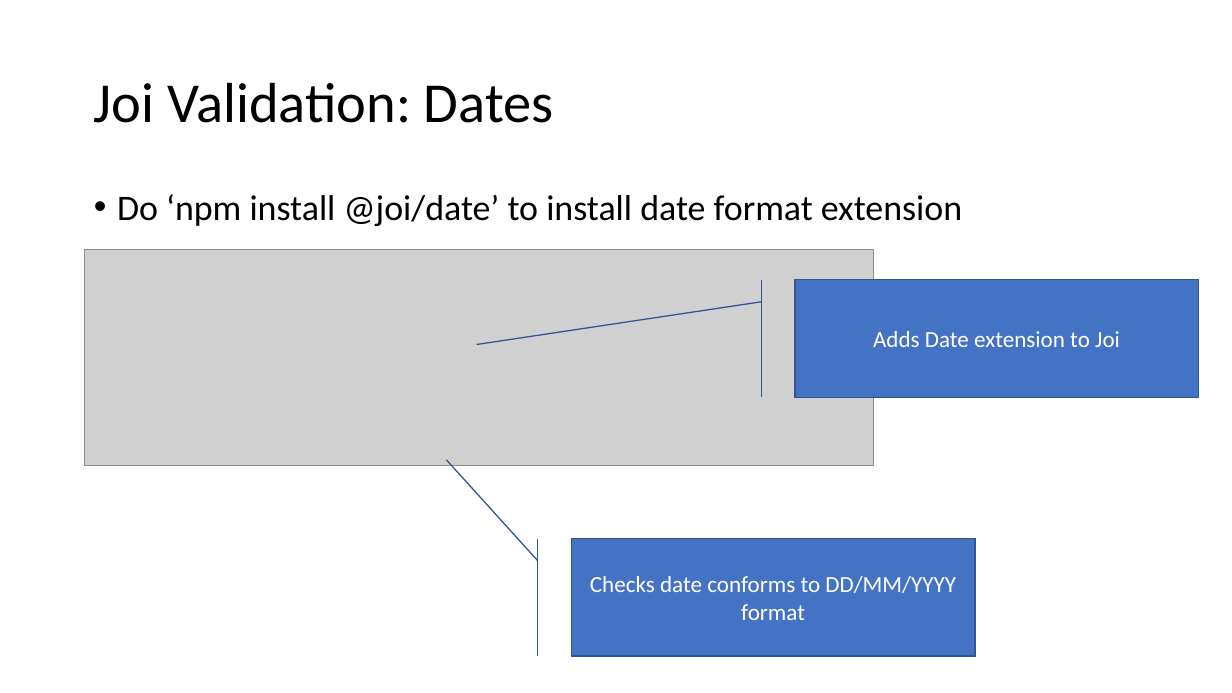
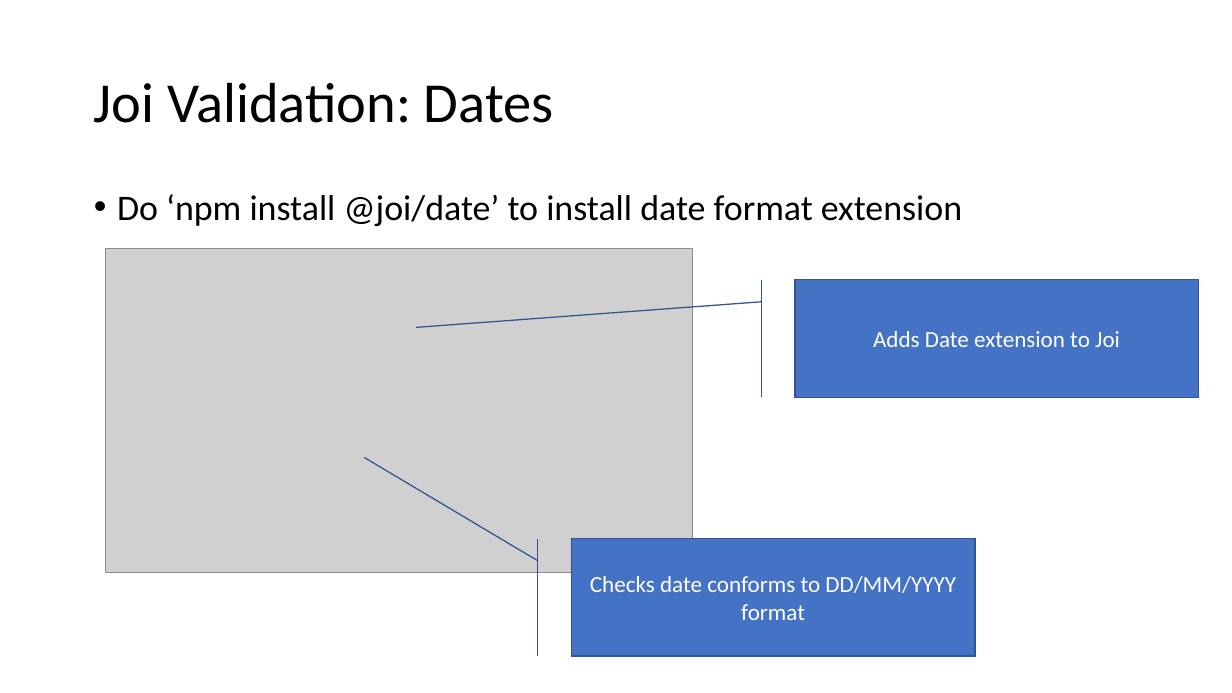
Before and after one commit to diarmuidoconnor/ewd-module-2025, a slide deck: slide 12 of topic10/talk-0/Joi.pptx (slide 11 before the commit). Drawn at 1232x693 pixels with LibreOffice and Linux fonts; fonts in the diff are those of the drawing; grey boxes stand for pictures. Boxes give left, top, right and bottom in pixels: in the first picture for what was removed or moved away, otherwise in the second. Text is boxed around its words. In the diff, an @@ line names an element or a change of style, - is before the commit and + after.

```diff
--- a/topic10/talk-0/Joi.pptx
+++ b/topic10/talk-0/Joi.pptx
@@ picture: place and size @@
-picture at bbox=[85, 250, 874, 466]
+picture at bbox=[105, 249, 692, 572]
@@ accent border callout "Adds Date extension to Joi" at bbox=[795, 280, 1199, 397]: proportions changed @@
@@ accent border callout "Checks date conforms to DD/MM/YYYY ..." at bbox=[571, 539, 975, 656]: proportions changed @@
```
Also in this commit, not shown: 9 other slides changed, 1 slide added, 7 other files.
